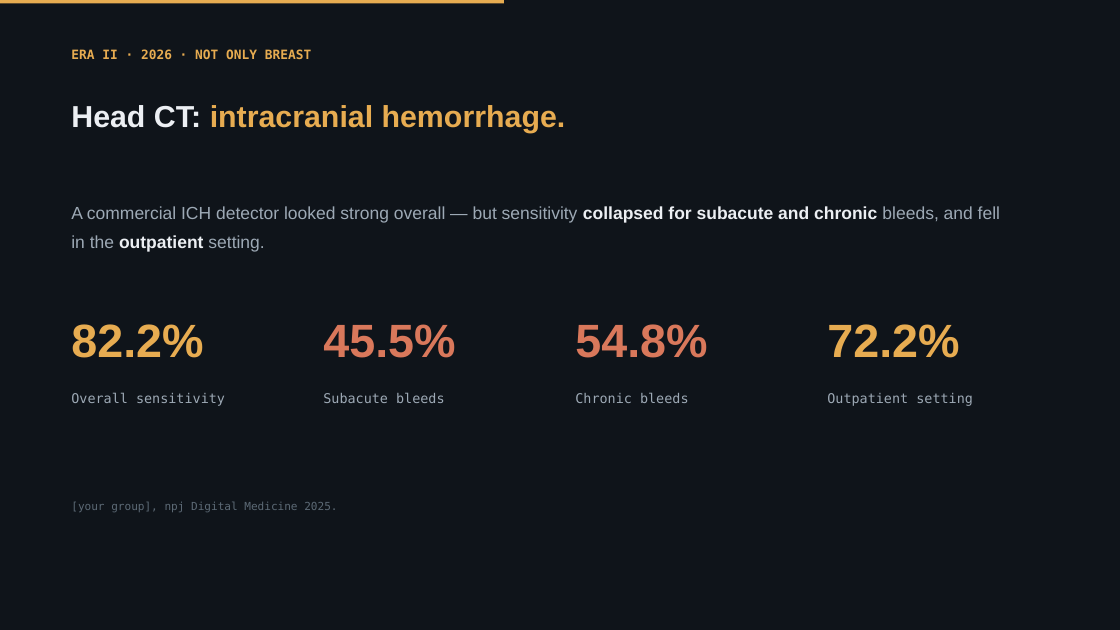
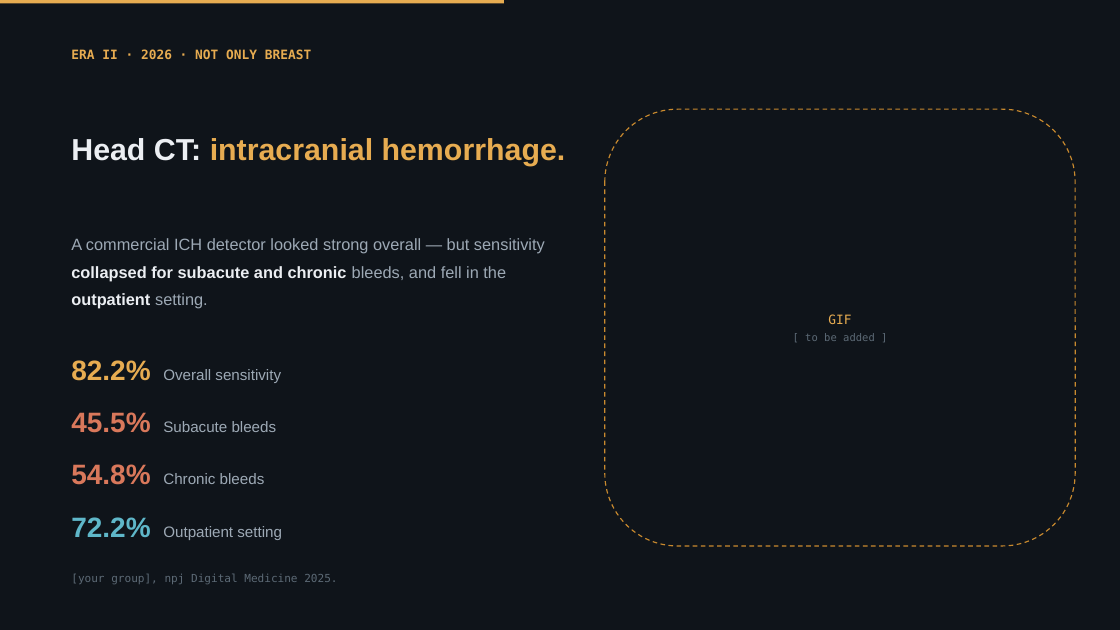
Before and after one commit to Emory-HITI/Mammo, a slide deck: slide 6 of keynote-iwbi-2026/pptx/sections/IWBI2026_Trivedi_02b_EraII_2026.pptx. Drawn at 1120x630 pixels with LibreOffice and Linux fonts; fonts in the diff are those of the drawing; background and template pictures are left out. Boxes give left, top, right and bottom in pixels: in the first picture for what was removed or moved away, otherwise in the second. Text is boxed around its words. In the diff, an @@ line names an element or a change of style, - is before the commit and + after.

```diff
--- a/keynote-iwbi-2026/pptx/sections/IWBI2026_Trivedi_02b_EraII_2026.pptx
+++ b/keynote-iwbi-2026/pptx/sections/IWBI2026_Trivedi_02b_EraII_2026.pptx
@@ rounded rectangle added at (605,109,1075,546), outline #C98A2E 1 pt dashed, 9 pt, text #5C6975 @@
+GIF
+[ to be added ]
@@ text "Head CT: intracranial hemorrhage.": place and size @@
-text "Head CT: intracranial hemorrhage." at (71,105,566,133)
+text "Head CT: intracranial hemorrhage." at (71,138,566,166)
@@ text "A commercial ICH detector looked ...": place and size @@
-text "A commercial ICH detector looked ..." at (71,206,1000,252)
+text "A commercial ICH detector looked ..." at (71,238,545,309)
@@ text "A commercial ICH detector looked ..." at (71,238,545,309): size 15 to 14 pt @@
@@ text removed at (323,324,455,358) @@
-45.5%
@@ text at (71,360,281,383): text changed; size 40 to 13 pt; text colour #E7AC51 to #9DA9B5; bold off @@
-82.2%
+82.2% Overall sensitivity
@@ text at (71,412,277,433): text changed; size 11.5 to 13 pt; font DejaVu Sans Mono to Arial @@
-Subacute bleeds
+45.5% Subacute bleeds
@@ text removed at (71,392,225,406) @@
-Overall sensitivity
@@ text removed at (575,392,689,403) @@
-Chronic bleeds
@@ text removed at (827,393,973,406) @@
-Outpatient setting
@@ text at (71,464,265,485): text changed; size 40 to 13 pt; text colour #D9785B to #9DA9B5; bold off @@
-54.8%
+54.8% Chronic bleeds
@@ vertical alignment top to middle in 4 elements at (71,360,281,383), (71,412,277,433), (71,464,265,485), (71,517,282,540) @@
@@ text at (71,517,282,540): text changed; size 40 to 13 pt; text colour #E7AC51 to #9DA9B5; bold off @@
-72.2%
+72.2% Outpatient setting
@@ text "[your group], npj Digital Medicine ...": place and size @@
-text "[your group], npj Digital Medicine ..." at (71,501,337,512)
+text "[your group], npj Digital Medicine ..." at (71,573,337,584)
```
Also in this commit, not shown: 4 other slides changed, 1 other file.
